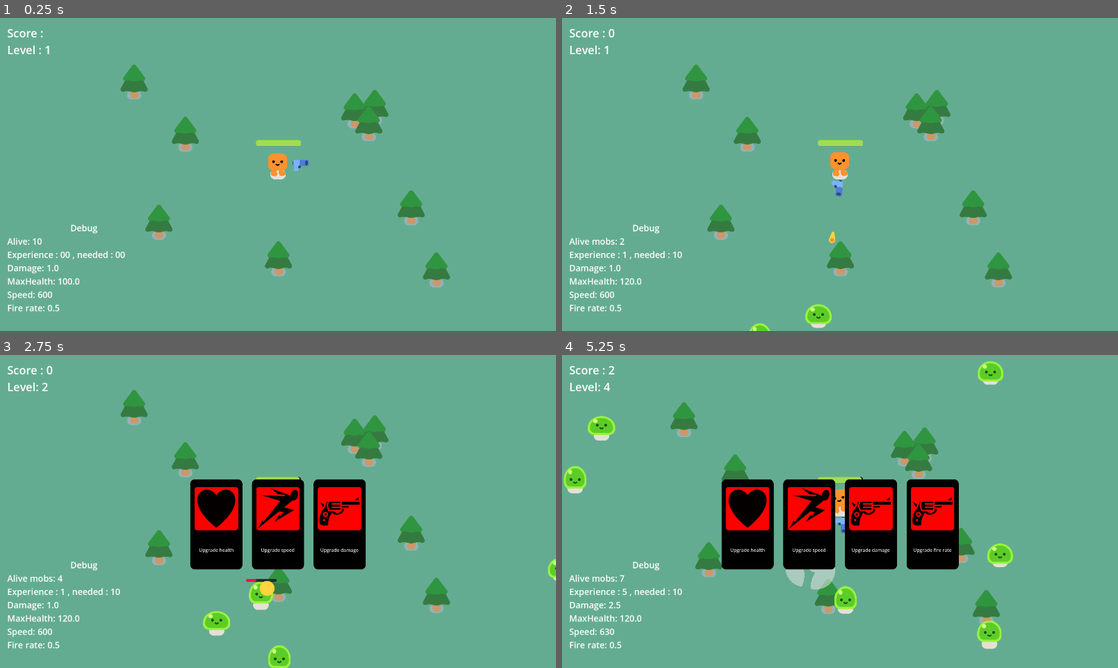
Above: before the commit, frames 1-4 (two rows, left to right).
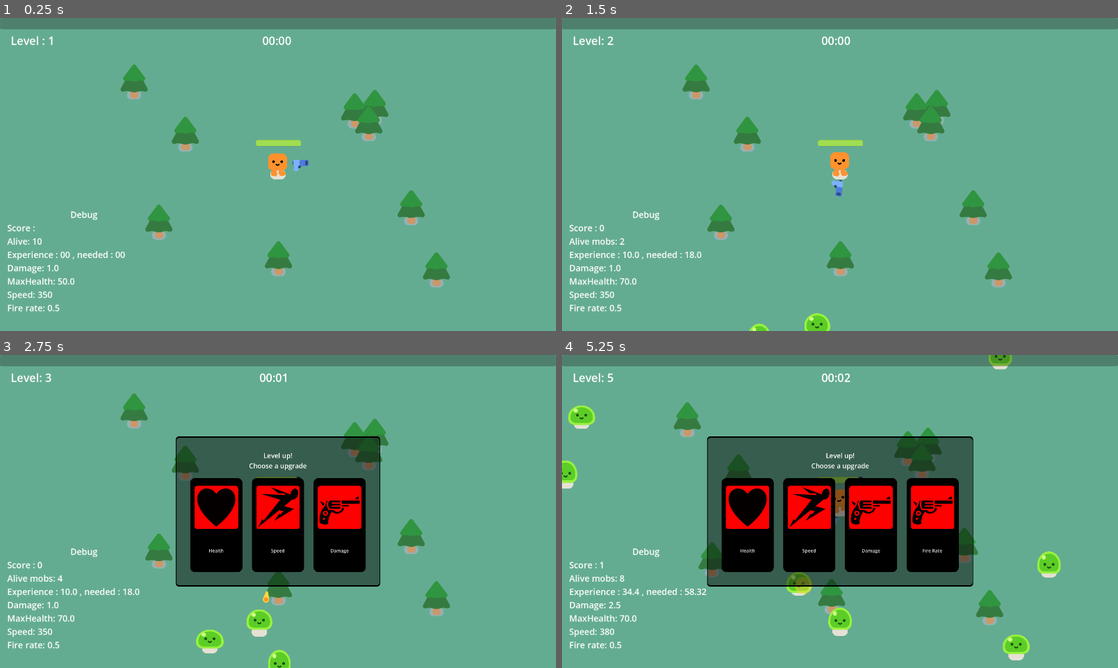
Above: after the commit, the same moments.

Repository: jardelguim/your-first-2d-game-GDQUEST
Game: Godot game, scene res://scenes/game.tscn
The game is run twice, just before and just after one commit, with the same random seed, the same clock (stepped at 60 frames per second) and the same inputs.
Inputs:
- Up to frame 1 (0.25 s): no input
- Up to frame 2 (1.5 s): tap Enter (enter) at 0.5, 0.6 s; hold D (move_right) 0.53-1.25 s; click "Upgrade health" (after the commit: "Health") at 1.25 s
- Up to frame 3 (2.75 s): hold S (move_down) from 2.03 s (still down); tap Enter (enter) at 2.1 s
- Up to frame 4 (5.25 s): release S (move_down) at 2.75 s; click "Upgrade speed" (after the commit: "Speed") at 2.75 s; hold D (move_right) 3.53-4.25 s; tap Enter (enter) at 3.6, 5.1 s; click "Upgrade damage" (after the commit: "Damage") at 4.25 s; hold W (move_up) from 5.03 s (still down)

The runs differ from the first frame. In frame 1, 4.1% of the frame differs, in the area x 0-100%, y 0-90%; in frame 2, 4.6%; in frame 3, 17%; in frame 4, 21%, in the area x 0-100%, y 0-98%.
Error before the commit: Invalid access to property or key 'maxExperiences' on a base object of type 'CharacterBody2D (player.gd)'. (res://src/game.gd:55)

Commit message:
hud changes

Diff:
--- a/project.godot
+++ b/project.godot
@@ -79,6 +79,10 @@
 config/features=PackedStringArray("4.6", "Forward Plus")
 config/icon="res://icon.png"
 
+[autoload]
+
+AudioManager="*uid://c7ov0wp7bokrv"
+
 [display]
 
 window/size/viewport_width=1920
--- /dev/null
+++ b/scenes/audio_manager.tscn
@@ -0,0 +1,18 @@
+[gd_scene format=3 uid="uid://c7ov0wp7bokrv"]
+
+[ext_resource type="Script" uid="uid://cn3dp01qkqrt7" path="res://src/audio_manager.gd" id="1_8qd8g"]
+[ext_resource type="AudioStream" uid="uid://bsmx1vags8dbe" path="res://sounds/combat/mixkit-short-explosion-1694.wav" id="2_3asnw"]
+[ext_resource type="AudioStream" uid="uid://v87ouycq2uj" path="res://sounds/combat/mixkit-body-punch-quick-hit-2153.wav" id="3_m6ggh"]
+
+[node name="AudioManager" type="Node2D" unique_id=1836815050]
+script = ExtResource("1_8qd8g")
+
+[node name="ExplosionSound" type="AudioStreamPlayer2D" parent="." unique_id=1140998798]
+unique_name_in_owner = true
+stream = ExtResource("2_3asnw")
+max_polyphony = 8
+
+[node name="ImpactSound" type="AudioStreamPlayer2D" parent="." unique_id=1982801514]
+unique_name_in_owner = true
+stream = ExtResource("3_m6ggh")
+max_polyphony = 8
--- a/scenes/game.tscn
+++ b/scenes/game.tscn
@@ -99,8 +99,13 @@
 
 [node name="HUD" parent="HUDLayer" unique_id=1756104570 instance=ExtResource("2_lbhrr")]
 
-[connection signal="hudLeveled_up" from="." to="HUDLayer/HUD" method="_on_game_hud_leveled_up"]
+[node name="TimeCounter" type="Timer" parent="." unique_id=1809264618]
+autostart = true
+
 [connection signal="hudUpdate" from="." to="HUDLayer/HUD" method="_on_game_hud_update"]
 [connection signal="pause" from="." to="HUDLayer/HUD" method="_on_game_pause"]
 [connection signal="health_depleted" from="Player" to="." method="_on_player_health_depleted"]
+[connection signal="level_up" from="Player" to="HUDLayer/HUD" method="_on_player_level_up"]
 [connection signal="timeout" from="Timer" to="." method="_on_timer_timeout"]
+[connection signal="timeout" from="TimeCounter" to="." method="_on_time_counter_timeout"]
+[connection signal="timeout" from="TimeCounter" to="HUDLayer/HUD" method="_on_time_counter_timeout"]
--- a/scenes/hud.tscn
+++ b/scenes/hud.tscn
@@ -7,6 +7,23 @@
 [ext_resource type="Texture2D" uid="uid://ckk5olyxebpee" path="res://assets/revolver.png" id="4_047uy"]
 [ext_resource type="Texture2D" uid="uid://ctegcyxdsb3iw" path="res://assets/hearts.png" id="5_5pdws"]
 [ext_resource type="Texture2D" uid="uid://cwdt0dtfw8hta" path="res://assets/sprint.png" id="6_hd3ao"]
+
+[sub_resource type="StyleBoxFlat" id="StyleBoxFlat_5pdws"]
+bg_color = Color(0, 0, 0, 0.4627451)
+border_width_left = 2
+border_width_top = 5
+border_width_right = 2
+border_width_bottom = 5
+border_color = Color(0, 0, 0, 1)
+corner_radius_top_left = 10
+corner_radius_top_right = 10
+corner_radius_bottom_right = 10
+corner_radius_bottom_left = 10
+corner_detail = 16
+expand_margin_left = 50.0
+expand_margin_top = 50.0
+expand_margin_right = 50.0
+expand_margin_bottom = 50.0
 
 [sub_resource type="StyleBoxFlat" id="StyleBoxFlat_5ysmq"]
 content_margin_left = 0.0
@@ -26,6 +43,9 @@
 expand_margin_right = 50.0
 expand_margin_bottom = 50.0
 
+[sub_resource type="StyleBoxFlat" id="StyleBoxFlat_hd3ao"]
+bg_color = Color(0.40394276, 0.45523793, 1, 1)
+
 [node name="HUD" type="Control" unique_id=1756104570]
 process_mode = 3
 layout_mode = 3
@@ -36,38 +56,66 @@
 grow_vertical = 2
 script = ExtResource("1_oo0fn")
 
-[node name="UpgradeContainer" type="HBoxContainer" parent="." unique_id=896232375]
-layout_direction = 2
-layout_mode = 1
-anchors_preset = -1
+[node name="TimerAndLevelMargin" type="MarginContainer" parent="." unique_id=662749978]
+layout_mode = 0
+offset_left = 37.14
+offset_top = 51.33
+offset_right = 1070.14
+offset_bottom = 105.33001
+
+[node name="HBoxContainer" type="HBoxContainer" parent="TimerAndLevelMargin" unique_id=2040980736]
+layout_mode = 2
+size_flags_horizontal = 0
+theme_override_constants/separation = 718
+
+[node name="LevelLabel" type="Label" parent="TimerAndLevelMargin/HBoxContainer" unique_id=1927073816]
+layout_mode = 2
+theme_override_font_sizes/font_size = 39
+text = "Level : 1"
+
+[node name="TimerLabel" type="Label" parent="TimerAndLevelMargin/HBoxContainer" unique_id=1100482053]
+layout_mode = 2
+theme_override_font_sizes/font_size = 39
+text = "00:00"
+horizontal_alignment = 1
+
+[node name="MarginUpgradeContainer" type="MarginContainer" parent="." unique_id=699550237]
+layout_mode = 1
+anchors_preset = 8
 anchor_left = 0.5
 anchor_top = 0.5
 anchor_right = 0.5
 anchor_bottom = 0.5
 offset_left = -196.5
-offset_top = -111.0
+offset_top = -209.0
 offset_right = 196.5
-offset_bottom = 200.0
+offset_bottom = 209.0
 grow_horizontal = 2
 grow_vertical = 2
+
+[node name="Panel" type="Panel" parent="MarginUpgradeContainer" unique_id=1312562247]
+layout_mode = 2
+theme_override_styles/panel = SubResource("StyleBoxFlat_5pdws")
+
+[node name="VBoxContainer" type="VBoxContainer" parent="MarginUpgradeContainer" unique_id=222133007]
+layout_mode = 2
+theme_override_constants/separation = 27
+
+[node name="Label" type="Label" parent="MarginUpgradeContainer/VBoxContainer" unique_id=372870688]
+layout_mode = 2
+size_flags_horizontal = 4
+size_flags_vertical = 0
+theme_override_font_sizes/font_size = 23
+text = "Level up!
+Choose a upgrade"
+horizontal_alignment = 1
+
+[node name="UpgradeContainer" type="HBoxContainer" parent="MarginUpgradeContainer/VBoxContainer" unique_id=896232375]
+layout_direction = 2
+layout_mode = 2
+size_flags_horizontal = 4
+size_flags_vertical = 3
 theme_override_constants/separation = 33
-
-[node name="LabelContainer" type="VBoxContainer" parent="." unique_id=2028767810]
-layout_mode = 0
-offset_left = 25.0
-offset_top = 25.0
-offset_right = 160.0
-offset_bottom = 137.0
-
-[node name="ScoreLabel" type="Label" parent="LabelContainer" unique_id=565592677]
-layout_mode = 2
-theme_override_font_sizes/font_size = 39
-text = "Score : "
-
-[node name="LevelLabel" type="Label" parent="LabelContainer" unique_id=1927073816]
-layout_mode = 2
-theme_override_font_sizes/font_size = 39
-text = "Level : 1"
 
 [node name="PauseMarginContainer" type="MarginContainer" parent="." unique_id=569347867]
 visible = false
@@ -127,6 +175,11 @@
 text = "Debug"
 horizontal_alignment = 1
 
+[node name="ScoreLabel" type="Label" parent="DebugContainer" unique_id=565592677]
+layout_mode = 2
+theme_override_font_sizes/font_size = 30
+text = "Score : "
+
 [node name="AliveLabel" type="Label" parent="DebugContainer" unique_id=1276474500]
 layout_mode = 2
 theme_override_font_sizes/font_size = 30
@@ -178,7 +231,9 @@
 size_flags_horizontal = 4
 theme_override_styles/normal = ExtResource("2_5ysmq")
 theme_override_styles/hover = ExtResource("4_5pdws")
-text = "Upgrade damage"
+theme_override_styles/hover_pressed = ExtResource("4_5pdws")
+text = "Damage
+"
 icon = ExtResource("4_047uy")
 icon_alignment = 1
 vertical_icon_alignment = 0
@@ -188,7 +243,8 @@
 layout_mode = 2
 theme_override_styles/normal = ExtResource("2_5ysmq")
 theme_override_styles/hover = ExtResource("4_5pdws")
-text = "Upgrade health"
+theme_override_styles/hover_pressed = ExtResource("4_5pdws")
+text = "Health"
 icon = ExtResource("5_5pdws")
 icon_alignment = 1
 vertical_icon_alignment = 0
@@ -196,9 +252,11 @@
 [node name="SpeedButton" type="Button" parent="PossibleUpgrades" unique_id=1404099219]
 unique_name_in_owner = true
 layout_mode = 2
-theme_override_styles/normal = ExtResource("2_5ysmq")
-theme_override_styles/hover = ExtResource("4_5pdws")
-text = "Upgrade speed"
+size_flags_horizontal = 4
+theme_override_styles/normal = ExtResource("2_5ysmq")
+theme_override_styles/hover = ExtResource("4_5pdws")
+theme_override_styles/hover_pressed = ExtResource("4_5pdws")
+text = "Speed"
 icon = ExtResource("6_hd3ao")
 icon_alignment = 1
 vertical_icon_alignment = 0
@@ -208,10 +266,28 @@
 layout_mode = 2
 theme_override_styles/normal = ExtResource("2_5ysmq")
 theme_override_styles/hover = ExtResource("4_5pdws")
-text = "Upgrade fire rate"
+theme_override_styles/hover_pressed = ExtResource("4_5pdws")
+text = "Fire Rate"
 icon = ExtResource("4_047uy")
 icon_alignment = 1
 vertical_icon_alignment = 0
+
+[node name="Timer" type="Timer" parent="." unique_id=288334865]
+
+[node name="AnimationPlayer" type="AnimationPlayer" parent="." unique_id=1264970839]
+
+[node name="XpBar" type="ProgressBar" parent="." unique_id=845224017]
+layout_mode = 1
+anchors_preset = 5
+anchor_left = 0.5
+anchor_right = 0.5
+offset_left = -960.0
+offset_right = 960.0
+offset_bottom = 39.0
+grow_horizontal = 2
+theme_override_styles/fill = SubResource("StyleBoxFlat_hd3ao")
+max_value = 2000.0
+show_percentage = false
 
 [connection signal="pressed" from="PauseMarginContainer/PauseContainer/ResumeButton" to="." method="_on_resume_button_pressed"]
 [connection signal="pressed" from="PauseMarginContainer/PauseContainer/ExitButton" to="." method="_on_exit_button_pressed"]
--- /dev/null
+++ b/src/audio_manager.gd
@@ -0,0 +1,16 @@
+extends Node2D
+
+@onready var explosionSound : AudioStreamPlayer2D = get_node("ExplosionSound")
+@onready var impactSound : AudioStreamPlayer2D = get_node("ImpactSound")
+
+
+func _ready() -> void:
+	pass
+
+func _play_explosion_sound(soundPos):
+	explosionSound.global_position = soundPos
+	explosionSound.play()
+
+func _play_impact_sound(soundPos):
+	impactSound.global_position = soundPos
+	impactSound.play()
--- a/src/bullet.gd
+++ b/src/bullet.gd
@@ -18,6 +18,7 @@
 	var impact = preload("res://pack/pistol/impact/impact.tscn").instantiate()
 	impact.global_position = global_position
 	get_parent().add_child(impact)
+	AudioManager._play_impact_sound(global_position)
 	# Checks if colidded body has "take_damage" function
 	if body.has_method("take_damage"):
 		body.call("take_damage")
--- a/src/game.gd
+++ b/src/game.gd
@@ -6,34 +6,40 @@
 var score : int = 0
 var aliveMobs = 0
 
+# Timer
+var totalSeconds : int = 0
+var sec = 0
+var min = 0
+
 # Signals
 signal hudUpdate
-signal hudLeveled_up
 signal pause
+signal gameOver
 
-func _ready() -> void:
-	pass
+func _on_time_counter_timeout() -> void:
+	totalSeconds += 1
+	min = int(totalSeconds / 60.0)
+	sec = totalSeconds - min * 60
 
-func _process(_delta: float) -> void:
+func _process(delta: float) -> void:
 	if Input.is_action_just_pressed("escape"):
 		emit_signal("pause")
 		get_tree().paused = true
 	if Input.is_action_just_pressed("enter"):
-		_on_player_leveled_up()
-
+		player.experience = player.maxExperience
 
 func spawn_mob():
 	var new_mob = preload("res://scenes/mob.tscn").instantiate()
 	%PathFollow2D.progress_ratio = randf()
 	new_mob.global_position = %PathFollow2D.global_position
 	new_mob.enemyDeath.connect(_enemy_death)
-	new_mob.player_leveled_up.connect(_on_player_leveled_up)
+	# new_mob.player_leveled_up.connect(_on_player_leveled_up)
 	# print("Mob spawned at: " + str(new_mob.global_position))
 	add_child(new_mob)
 
 func _on_timer_timeout() -> void:
 	aliveMobs += 1
-	emit_signal("hudUpdate" , score , aliveMobs)
+	hudUpdate.emit()
 	spawn_mob()
 	# print(aliveMobs)
 
@@ -46,11 +52,4 @@
 	score += 1
 	player.experience += 1
 	aliveMobs -= 1
-	emit_signal("hudUpdate" , score , aliveMobs)
-
-func _on_player_leveled_up():
-	hudLeveled_up.emit()
-	player.level += 1
-	get_node("/root/Game/Player/HealthBar").max_value = player.maxHealth
-	player.experience = player.maxExperiences
-	player.maxExperience = player.maxExperience * 1.8
+	hudUpdate.emit()
--- a/src/hud.gd
+++ b/src/hud.gd
@@ -5,7 +5,9 @@
 
 
 func _ready() -> void:
-	$UpgradeContainer.hide()
+	$XpBar.max_value = player.maxExperience
+	$XpBar.min_value = player.experience
+	$MarginUpgradeContainer.hide()
 	$PauseMarginContainer.hide()
 	# Debug
 	$DebugContainer/DamageLabel.text = "Damage: " + str(player.damage)
@@ -13,10 +15,21 @@
 	$DebugContainer/SpeedLabel.text = "Speed: " + str(player.speed)
 	$DebugContainer/FireRateLabel.text = "Fire rate: " + str(player.fireRate)
 
-func _on_game_hud_update(score , aliveMobs) -> void:
-	$LabelContainer/ScoreLabel.text = "Score : " + str(score)
-	$DebugContainer/AliveLabel.text = "Alive mobs: " + str(aliveMobs)
+func _on_game_hud_update() -> void:
+	$XpBar.value = player.experience
+	$DebugContainer/ScoreLabel.text = "Score : " + str(main.score)
+	$DebugContainer/AliveLabel.text = "Alive mobs: " + str(main.aliveMobs)
 	$DebugContainer/ExperienceLabel.text = "Experience : " + str(player.experience) + " , needed : " + str(player.maxExperience)
+
+func _on_player_level_up() -> void:
+	$TimerAndLevelMargin/HBoxContainer/LevelLabel.text = "Level: " + str(player.level)
+	$XpBar.max_value = player.maxExperience
+	$XpBar.min_value = player.experience
+	$XpBar.value = $XpBar.min_value
+	_show_upgrade_list()
+
+func _on_time_counter_timeout() -> void:
+	$TimerAndLevelMargin/HBoxContainer/TimerLabel.text = "%02d:%02d" % [main.min , main.sec]
 
 func _on_game_pause() -> void:
 	$PauseMarginContainer.show()
@@ -28,12 +41,8 @@
 	get_tree().paused = false
 	$PauseMarginContainer.hide()
 
-func _on_game_hud_leveled_up() -> void:
-	$LabelContainer/LevelLabel.text = "Level: " + str(player.level)
-	_show_upgrade_list()
-
 func _hide_upgrade_list():
-	$UpgradeContainer.hide()
+	$MarginUpgradeContainer.hide()
 	$DebugContainer/DamageLabel.text = "Damage: " + str(player.damage)
 	$DebugContainer/HealthLabel.text = "MaxHealth: " + str(player.maxHealth)
 	$DebugContainer/SpeedLabel.text = "Speed: " + str(player.speed)
@@ -41,13 +50,13 @@
 	get_tree().paused = false
 
 func _show_upgrade_list():
-	$UpgradeContainer.show()
+	$MarginUpgradeContainer.show()
 	var button1 = possibleUpgrade.pick_random()
-	button1.reparent(get_node("UpgradeContainer"))
+	button1.reparent(get_node("MarginUpgradeContainer/VBoxContainer/UpgradeContainer"))
 	var button2 = possibleUpgrade.pick_random()
-	button2.reparent(get_node("UpgradeContainer"))
+	button2.reparent(get_node("MarginUpgradeContainer/VBoxContainer/UpgradeContainer"))
 	var button3 = possibleUpgrade.pick_random()
-	button3.reparent(get_node("UpgradeContainer"))
+	button3.reparent(get_node("MarginUpgradeContainer/VBoxContainer/UpgradeContainer"))
 	get_tree().paused = true
 
 # Upgrades
--- a/src/mob.gd
+++ b/src/mob.gd
@@ -1,12 +1,14 @@
 extends CharacterBody2D
+class_name Enemy
 
 # Signals
 signal enemyDeath
-signal player_leveled_up
 
 # Variables
-var health : float = 3
-var experienceGiven : int = 1
+@export var  health : float = 3
+@export var speed : float = 200
+@export var experienceGiven : int = 1
+@export var damage : float = 50.0
 
 # Gets the player node at the start of the game
 @onready var player = get_node("/root/Game/Player")
@@ -17,7 +19,7 @@
 
 func _physics_process(_delta: float) -> void:
 	var direction = global_position.direction_to(player.global_position)
-	velocity = direction * 300
+	velocity = direction * speed
 	move_and_slide()
 
 func take_damage():
@@ -29,11 +31,9 @@
 	if health <= 0:
 		queue_free()
 		player.experience += experienceGiven
-		if player.experience >= player.maxExperience:
-			print("Level up")
-			emit_signal("player_leveled_up")
 		emit_signal("enemyDeath" , global_position)
 		const SMOKE_EXPLOSION = preload("uid://dhmhmrth6rdce")
 		var smoke = SMOKE_EXPLOSION.instantiate()
+		AudioManager._play_explosion_sound(global_position)
 		get_parent().add_child(smoke)
 		smoke.global_position = global_position
--- a/src/player.gd
+++ b/src/player.gd
@@ -2,13 +2,14 @@
 
 # Signals
 signal health_depleted
+signal level_up
 
 # Variables
 var level : int = 1
-var experience : int = 1
-var maxExperience : int = 10
-var speed : int = 600
-var maxHealth : float = 100.0
+var experience : float = 0.0
+var maxExperience : float = 10.0
+var speed : int = 350
+var maxHealth : float = 50.0
 var health : float = maxHealth
 var damage : float = 1
 var fireRate : float = 0.5
@@ -28,6 +29,11 @@
 	else:
 		%HappyBoo.play_idle_animation()
 
+	if experience >= maxExperience:
+			print("Level up")
+			_level_up()
+			level_up.emit()
+
 	# Player damage conditions
 	const DAMAGE_RATE : float = 50.0
 	var overlapping_bodies : Array = %HurtBox.get_overlapping_bodies()
@@ -36,3 +42,9 @@
 		%HealthBar.value = health
 		if health <= 0.0:
 			health_depleted.emit()
+
+func _level_up():
+	level += 1
+	%HealthBar.max_value = maxHealth
+	experience = maxExperience
+	maxExperience = maxExperience * 1.8
Not shown, added: src/audio_manager.gd.uid
